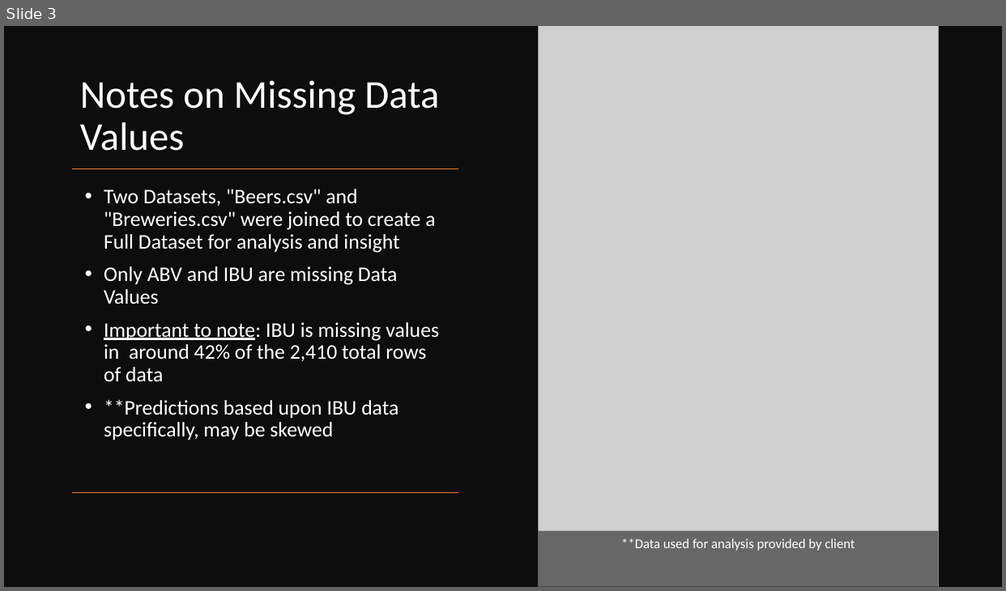
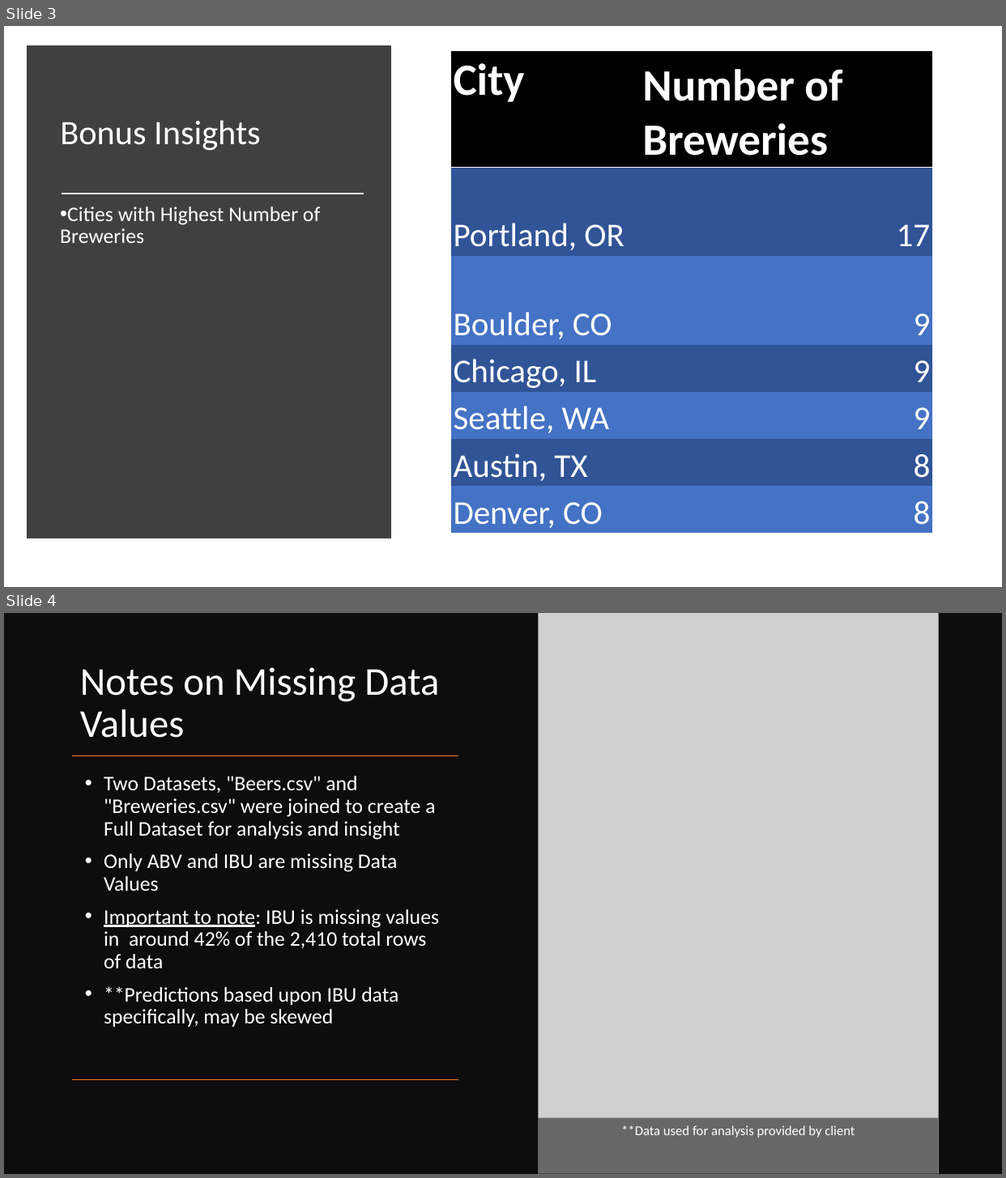
Before and after one commit to nelson4401/Craft_Beers_and_Breweries, a slide deck: EDA_Beer_and_Brews-Case_Study1.pptx. Shown one above the other, each under a label of ours: slide 3 before the commit, slides 3 and 4 after it. The pictures are 1006x591 and 1006x1178 pixels, drawn with LibreOffice and Linux fonts; fonts in the diff are those of the drawing; grey boxes stand for pictures. Boxes give left, top, right and bottom in pixels: in the first picture for what was removed or moved away, otherwise in the second. Text is boxed around its words. In the diff, an @@ line names an element or a change of style, - is before the commit and + after.

Commit message:
upload final PPT

```diff
--- a/EDA_Beer_and_Brews-Case_Study1.pptx
+++ b/EDA_Beer_and_Brews-Case_Study1.pptx
@@ slide 3 added at box(4, 26, 1002, 587), background #FFFFFF @@
@@ rectangle added at box(32, 50, 386, 534), fill #404040, outline #404040 10 pt @@
@@ table added at box(451, 50, 932, 534), 7 rows, 2 columns @@
+City | Number of Breweries
+Portland, OR | 17
+Boulder, CO | 9
+Chicago, IL | 9
+Seattle, WA | 9
+Austin, TX | 8
+Denver, CO | 8
@@ title added at box(53, 79, 365, 189), 33 pt, text #FFFFFF @@
+Bonus Insights
@@ line added from (62, 194) to (364, 194), #E7E6E6 1.75 pt @@
@@ text added at box(60, 207, 320, 243), 20 pt, text #FFFFFF @@
+• Cities with Highest Number of Breweries
@@ what was slide 3 is now slide 4 @@
```
Also in this commit, not shown: 2 slides changed, 4 other slides added.
